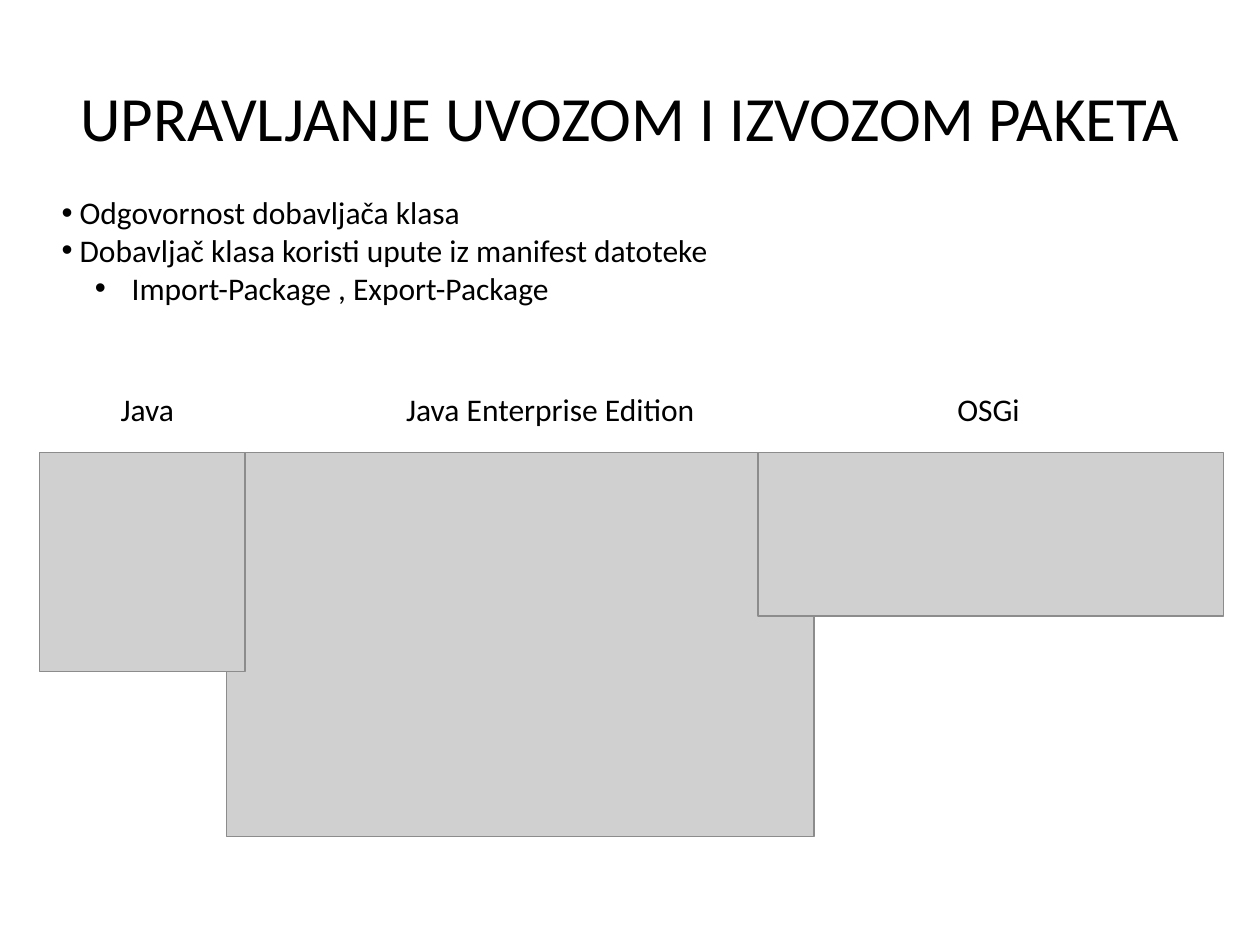
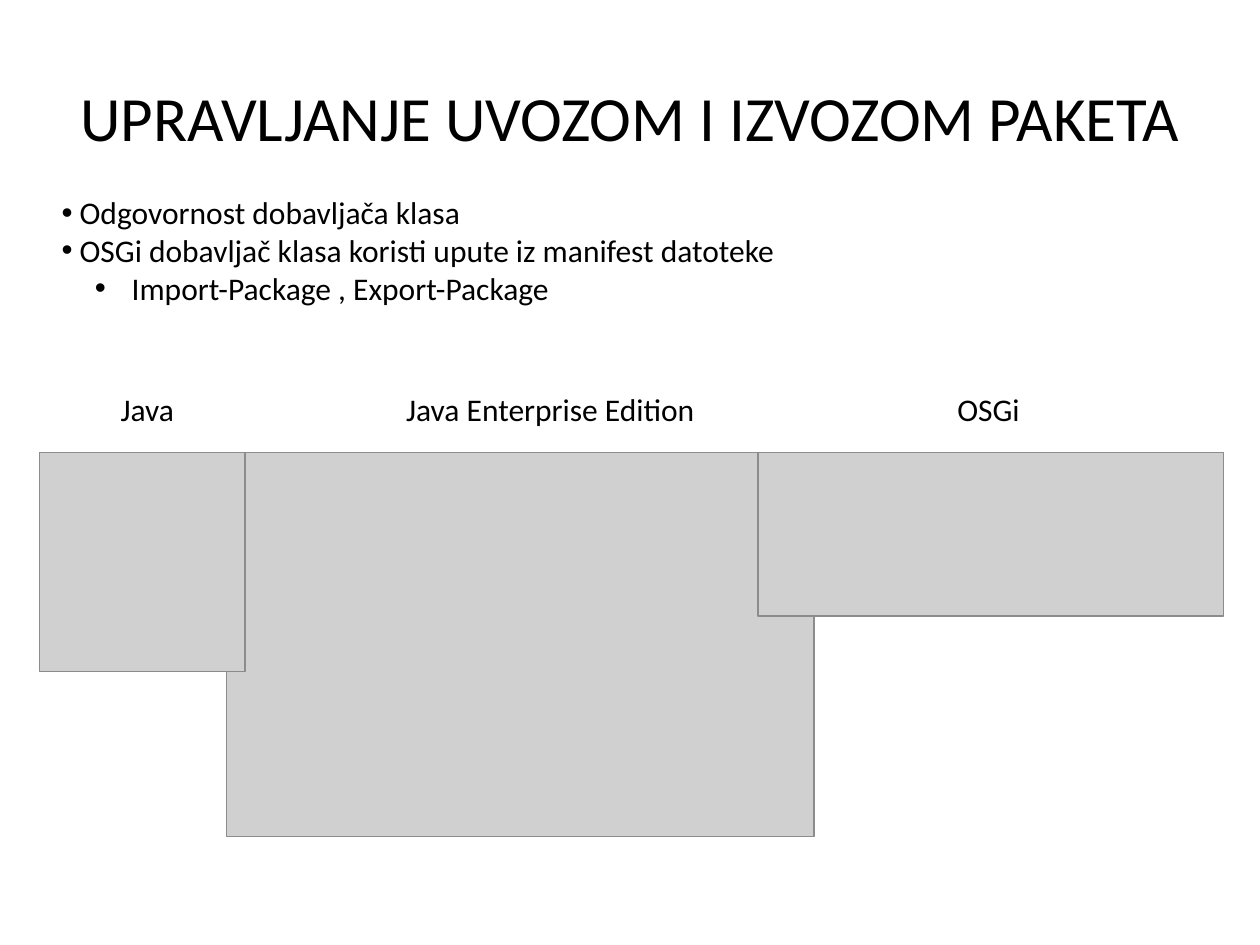
Before and after one commit to ddrezga/ddrezga-diplomski, a slide deck: slide 9 of doc/OSGi.pptx. Drawn at 1260x945 pixels with LibreOffice and Linux fonts; fonts in the diff are those of the drawing; grey boxes stand for pictures. Boxes give left, top, right and bottom in pixels: in the first picture for what was removed or moved away, otherwise in the second. Text is boxed around its words. In the diff, an @@ line names an element or a change of style, - is before the commit and + after.

```diff
--- a/doc/OSGi.pptx
+++ b/doc/OSGi.pptx
@@ text at bbox=[80, 240, 774, 268]: text changed @@
-• Dobavljač klasa koristi upute iz manifest datoteke
+• OSGi dobavljač klasa koristi upute iz manifest datoteke
```
Also in this commit, not shown: 4 other slides changed.
